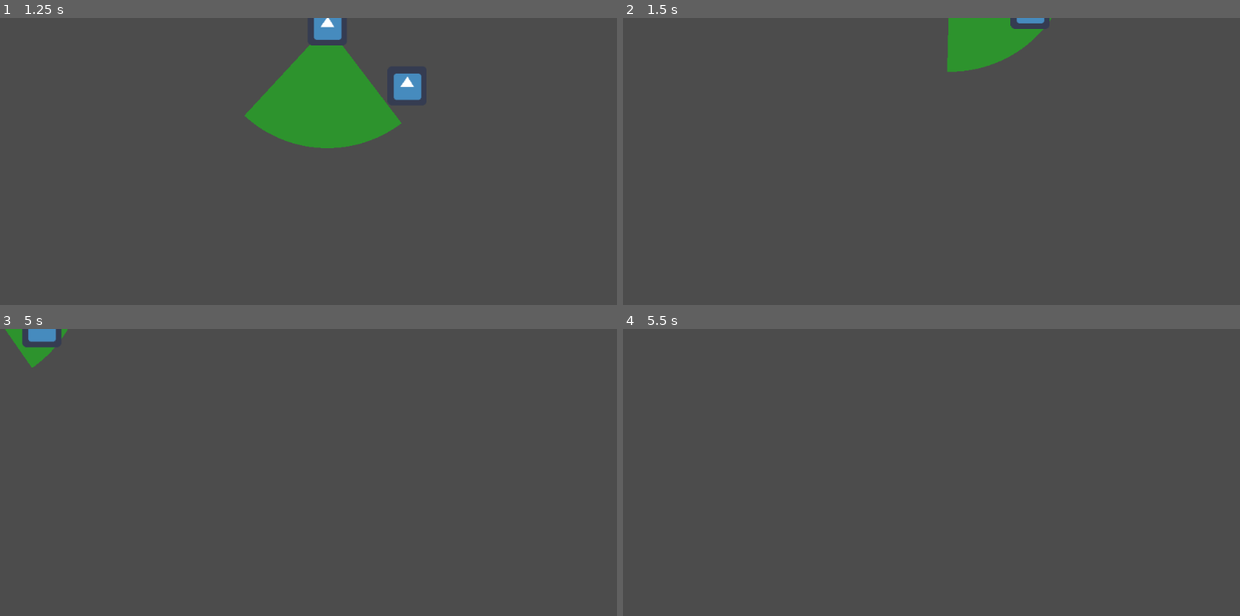
Above: before the commit, frames 1-4 (two rows, left to right).
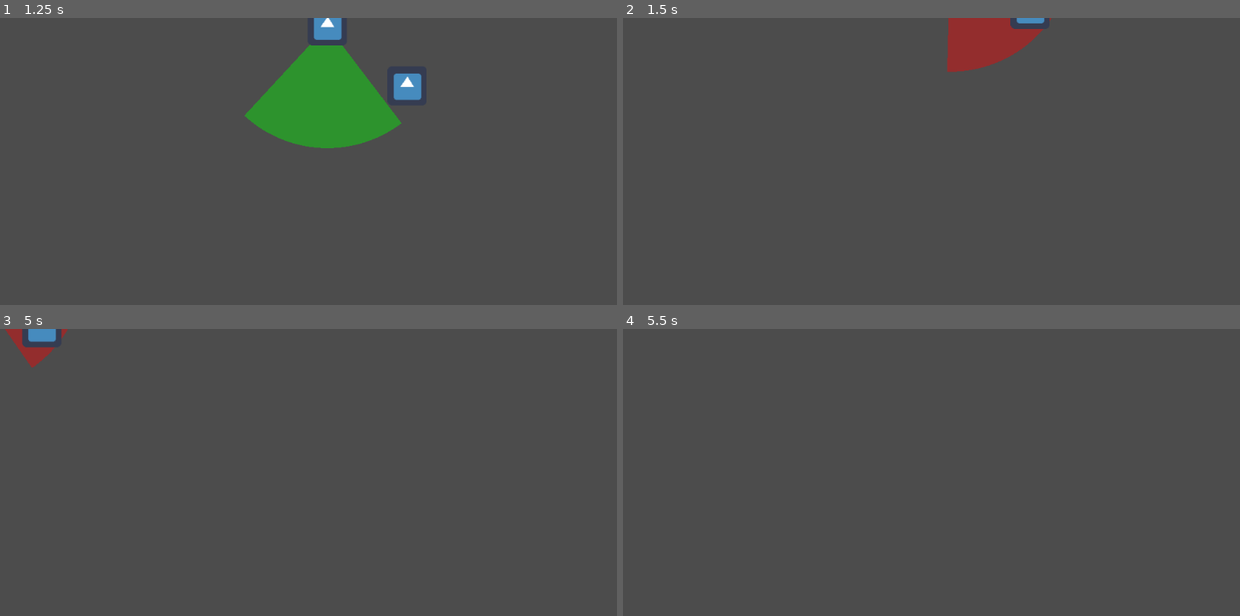
Above: after the commit, the same moments.

Repository: Gawfre/gdruntag
Game: Godot game, scene res://World.tscn
Same seed, same stepped clock (60 frames per second), same inputs: the game is played once before the commit and once after it. The engine's default icon, where the game draws it, is replaced by a stand-in: a white triangle on a blue panel in a dark square.
Inputs (mouse positions are in pixels of both pictures, inside the frame that each line leads up to):
- Up to frame 1 (1.25 s): tap Enter at 0.5 s; move the mouse to (271, 276) at 0.52 s; hold Up (ui_up) from 0.53 s (still down)
- Up to frame 2 (1.5 s): keep holding Up (ui_up); move the mouse to (1116, 256) at 1.27 s
- Up to frame 3 (5 s): tap Space at 2, 3.5 s; move the mouse to (117, 458) at 2.02 s; release Up (ui_up) at 2.03 s; hold Left (ui_left) 2.03-3.53 s; tap Enter at 2.75, 4.25 s; move the mouse to (333, 512) at 2.77 s; move the mouse to (209, 420) at 3.52 s; hold Down (ui_down) 3.53-4.28 s; move the mouse to (444, 495) at 4.27 s; hold Right (ui_right) from 4.28 s (still down)
- Up to frame 4 (5.5 s): move the mouse to (801, 529) at 5.02 s; release Right (ui_right) at 5.03 s; hold Up (ui_up) from 5.03 s (still down)

Frame 1 is identical in both runs. In frame 2, 2.0% of the frame differs, in the area x 52-70%, y 0-19%; in frame 3, 0.4%; in frame 4, nothing differs.

Commit message:
fixed cone detection every frame

Diff:
--- a/PlayerHider.gd
+++ b/PlayerHider.gd
@@ -4,6 +4,10 @@
 var direction = Vector2()
 
 func _ready():
+	set_physics_process(true)
+
+func _physics_process(_delta):
 	var Player = get_tree().get_root().get_node("./Root/PlayerSeeker")
 	direction = (position - Player.position).normalized()
 	pos = position
+	update()
